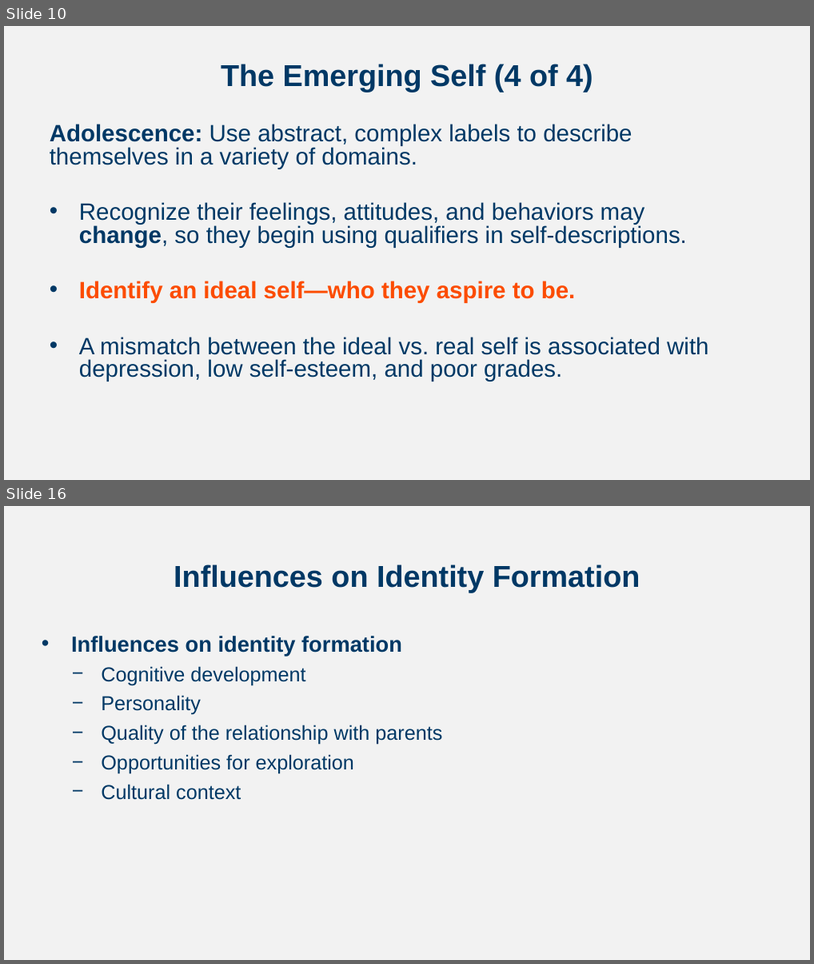
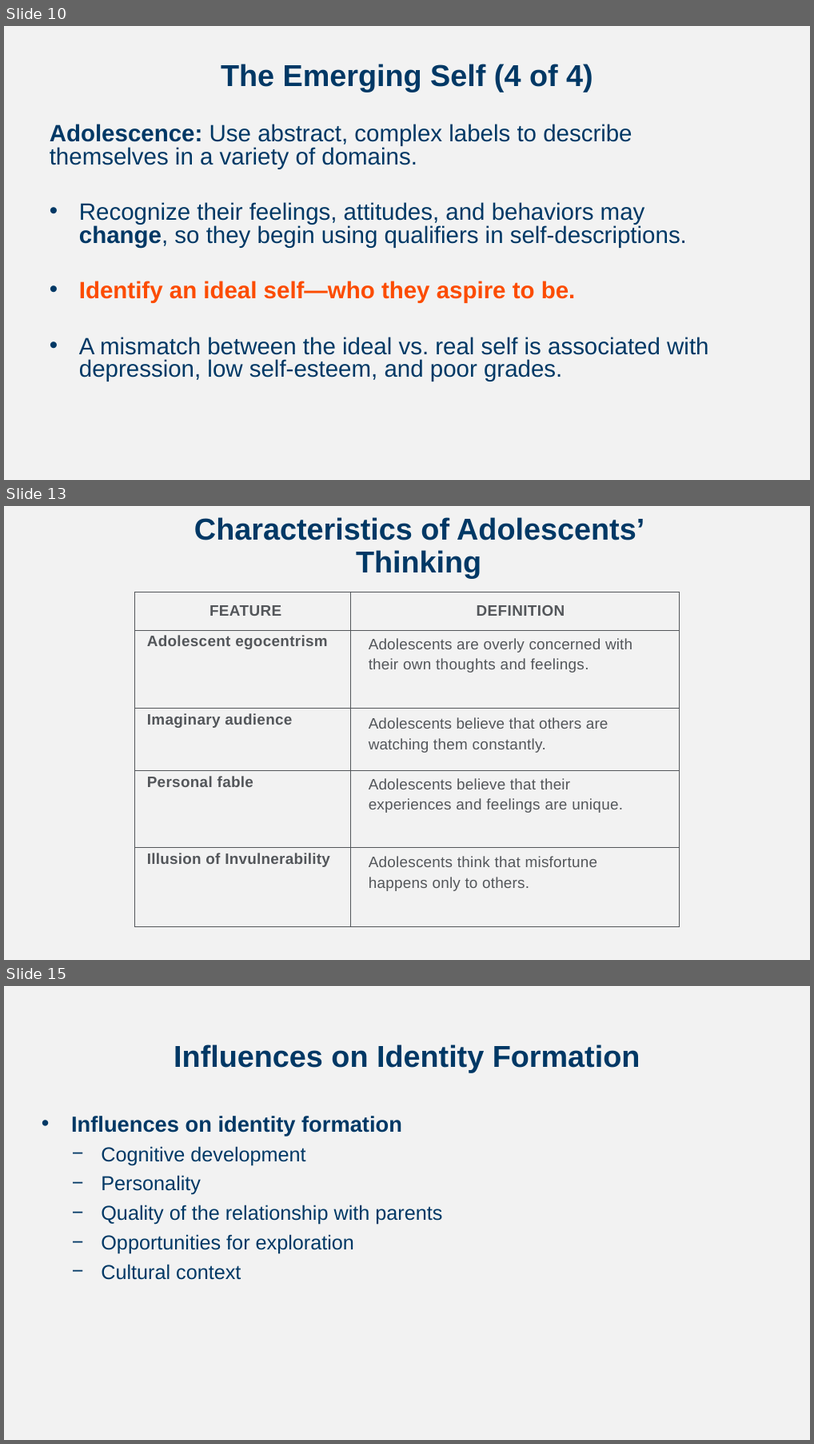
Before and after one commit to npm27/Teaching-Materials, a slide deck: Developmental Fall 23/Slides/Chapter 11.pptx. Shown one above the other, each under a label of ours: slides 10 and 16 before the commit, slides 10, 13 and 15 after it; the slides between them are not shown. The pictures are 814x964 and 814x1444 pixels, drawn with LibreOffice and Linux fonts; fonts in the diff are those of the drawing. Boxes give left, top, right and bottom in pixels: in the first picture for what was removed or moved away, otherwise in the second. Text is boxed around its words. In the diff, an @@ line names an element or a change of style, - is before the commit and + after.

```diff
--- a/Developmental Fall 23/Slides/Chapter 11.pptx
+++ b/Developmental Fall 23/Slides/Chapter 11.pptx
@@ slide 13 added at (x1=4, y1=506, x2=810, y2=960), background #F2F2F2 @@
@@ title added at (x1=194, y1=517, x2=645, y2=578), 36 pt, text #003865, bold @@
+Characteristics of Adolescents’ Thinking
@@ table added at (x1=135, y1=592, x2=680, y2=927), 5 rows, 2 columns @@
+FEATURE | DEFINITION
+Adolescent egocentrism | Adolescents are overly concerned with their own thoughts and feelings.
+Imaginary audience | Adolescents believe that others are watching them constantly.
+Personal fable | Adolescents believe that their experiences and feelings are unique.
+Illusion of Invulnerability | Adolescents think that misfortune happens only to others.
@@ what was slide 16 is now slide 15 @@
```
Also in this commit, not shown: 5 slides changed, 1 other slide added, 3 slides removed.
